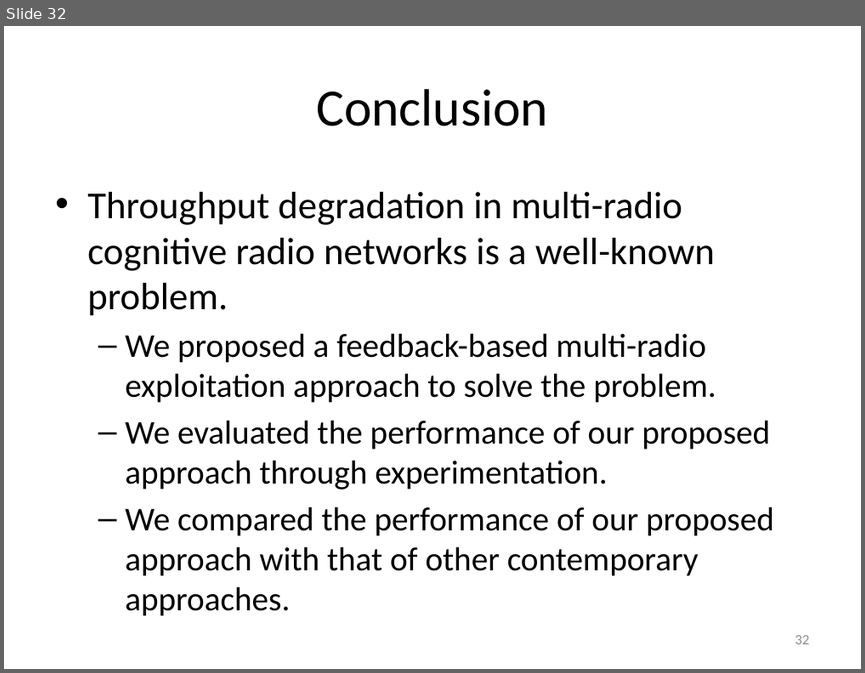
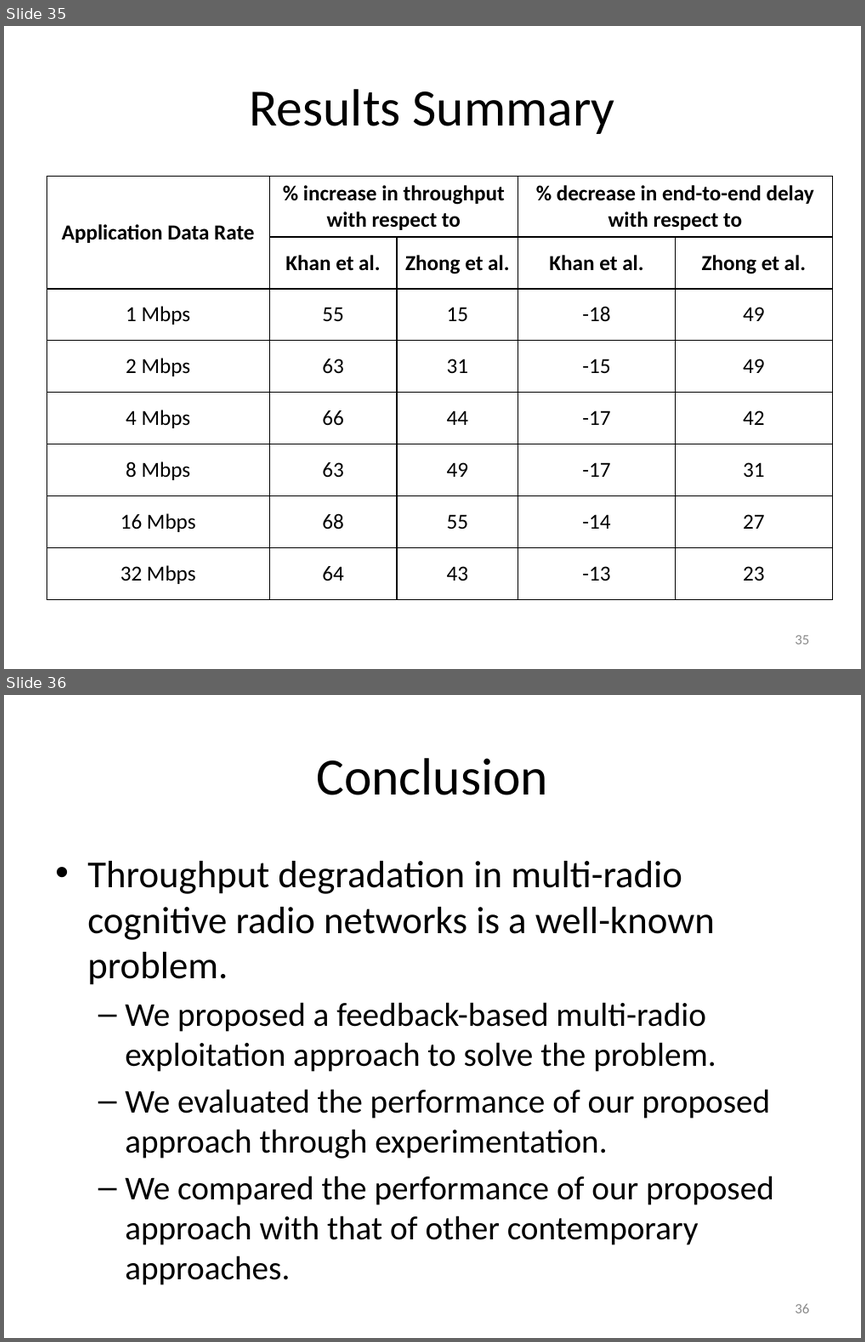
Before and after one commit to takhandipu/MSThesisPresentation, a slide deck: draft.pptx. Shown one above the other, each under a label of ours: slide 32 before the commit, slides 35 and 36 after it. The pictures are 865x673 and 865x1342 pixels, drawn with LibreOffice and Linux fonts; fonts in the diff are those of the drawing. Boxes give left, top, right and bottom in pixels: in the first picture for what was removed or moved away, otherwise in the second. Text is boxed around its words. In the diff, an @@ line names an element or a change of style, - is before the commit and + after.

```diff
--- a/draft.pptx
+++ b/draft.pptx
@@ slide 35 added at box(4, 26, 861, 669), background #FFFFFF @@
@@ title added at box(250, 89, 615, 134), 44 pt, text #000000 @@
+Results Summary
@@ table added at box(46, 176, 833, 598), 8 rows, 5 columns @@
+Application Data Rate | % increase in throughput with respect to |  | % decrease in end-to-end delay with respect to | 
+ | Khan et al. | Zhong et al. | Khan et al. | Zhong et al.
+1 Mbps | 55 | 15 | -18 | 49
+2 Mbps | 63 | 31 | -15 | 49
+4 Mbps | 66 | 44 | -17 | 42
+8 Mbps | 63 | 49 | -17 | 31
+16 Mbps | 68 | 55 | -14 | 27
+32 Mbps | 64 | 43 | -13 | 23
@@ page number added at box(794, 635, 809, 644), 12 pt, text #8C8C8C @@
+35
@@ what was slide 32 is now slide 36 @@
@@ page number at box(794, 1304, 809, 1313): text changed @@
-32
+36
```
Also in this commit, not shown: 9 slides changed, 11 other slides added, 7 slides removed, 2 other files.
